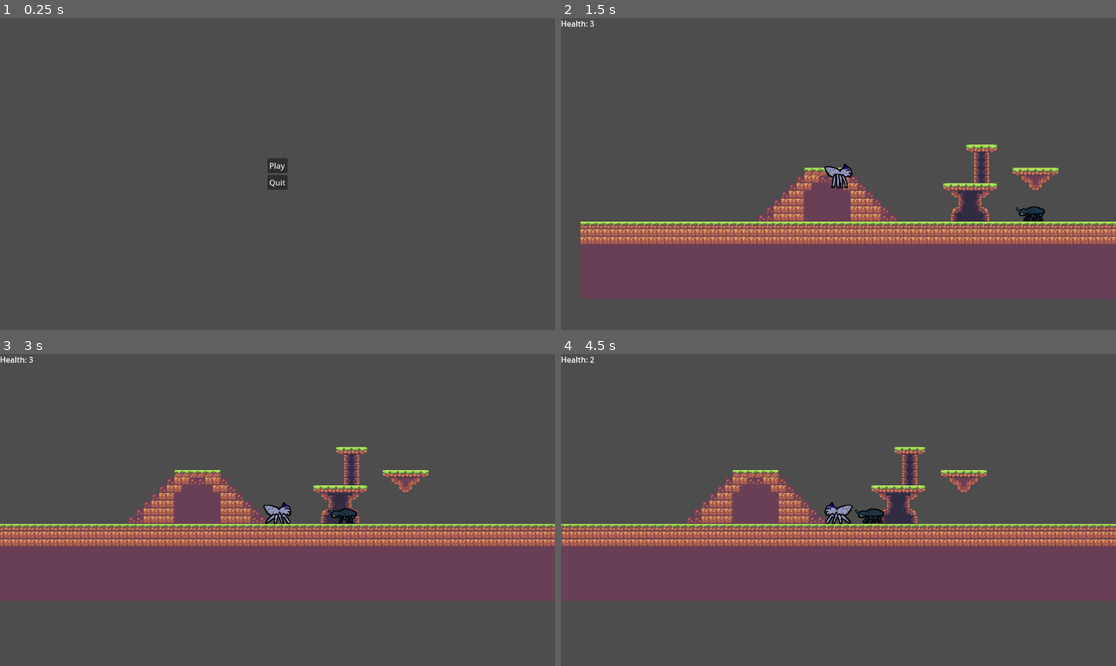
Above: before the commit, frames 1-4 (two rows, left to right).
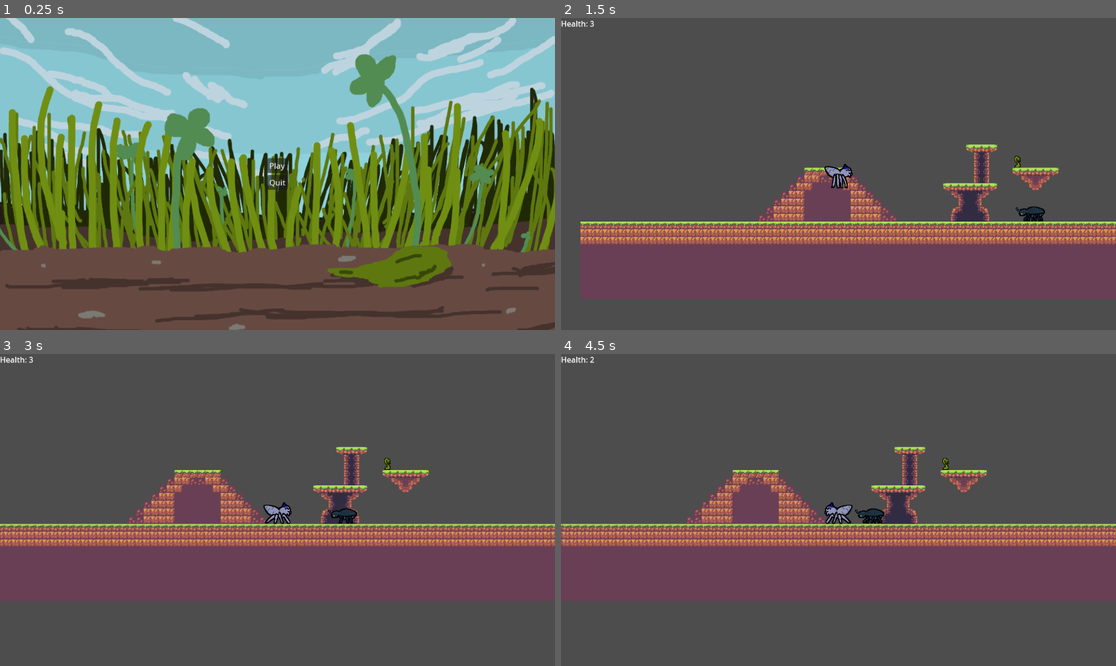
Above: after the commit, the same moments.

Repository: elijahzins/2DPlatfomer
Game: Godot game, scene res://start_menu.tscn
The game is run twice, just before and just after one commit, with the same random seed, the same clock (stepped at 60 frames per second) and the same inputs.
Inputs (mouse positions are in pixels of both pictures, inside the frame that each line leads up to):
- Up to frame 1 (0.25 s): no input
- Up to frame 2 (1.5 s): click "Play" at 0.5 s; tap Enter (ui_accept) at 1.25 s; move the mouse to (960, 158) at 1.27 s; hold Right (ui_right) from 1.28 s (still down); hold Shift from 1.28 s (still down); click (960, 158) at 1.42 s
- Up to frame 3 (3 s): tap Enter (ui_accept) at 1.52 s; release Right (ui_right) at 2 s; release Shift at 2 s; drag from (166, 525) to (399, 541) at 2.02 s; move the mouse to (333, 441) at 2.77 s; hold Right (ui_right) from 2.78 s (still down); tap Ctrl at 2.85 s
- Up to frame 4 (4.5 s): release Right (ui_right) at 3.5 s; drag from (810, 572) to (916, 413) at 3.52 s; move the mouse to (1005, 556) at 4.27 s; hold Left (ui_left) from 4.28 s (still down); tap Alt at 4.35 s

The runs differ from the first frame. In frame 1, 98% of the frame differs, in the area x 0-100%, y 0-100%; in frame 2, less than 0.1%; in frame 3, less than 0.1%; in frame 4, less than 0.1%.

Commit message:
Added checkpoint animations and title screen background

Diff:
--- a/Scripts/SceneScripts/checkpoint.gd
+++ b/Scripts/SceneScripts/checkpoint.gd
@@ -1,4 +1,7 @@
 extends Area2D
+
+@onready var checkpointSprite = $AnimatedSprite2D
+var opened = false
 
 # Called when the node enters the scene tree for the first time.
 func _ready() -> void:
@@ -6,9 +9,15 @@
 
 # Called every frame. 'delta' is the elapsed time since the previous frame.
 func _process(delta: float) -> void:
-	pass
+	if opened == false:
+		checkpointSprite.play("closed")
+	else: if checkpointSprite.animation == "opening" and checkpointSprite.frame == 4:
+		checkpointSprite.play("opened")
 
 #if the player's body is a part of the
 func _on_body_entered(body: Node2D) -> void:
 	if body.is_in_group("GBLplayer"):
 		GlobalScript.checkpoint_position = $RespawnPoint.global_position
+		if opened == false:
+			opened = true
+			checkpointSprite.play("opening")
--- a/checkpointScene.tscn
+++ b/checkpointScene.tscn
@@ -1,18 +1,67 @@
-[gd_scene load_steps=3 format=3 uid="uid://cnju75gm05fph"]
+[gd_scene load_steps=9 format=3 uid="uid://cnju75gm05fph"]
 
 [ext_resource type="Script" uid="uid://3quxf1ndqny7" path="res://Scripts/SceneScripts/checkpoint.gd" id="1_4j7m2"]
+[ext_resource type="Texture2D" uid="uid://bfkvvqa48ome3" path="res://ArtAssets/EntityArtAssets/CheckpointArtAssets/checkpoint1.png" id="2_s0klg"]
+[ext_resource type="Texture2D" uid="uid://dnjblombclgk3" path="res://ArtAssets/EntityArtAssets/CheckpointArtAssets/checkpoint5.png" id="3_ug3ec"]
+[ext_resource type="Texture2D" uid="uid://bhh8l0ggca4r" path="res://ArtAssets/EntityArtAssets/CheckpointArtAssets/checkpoint2.png" id="4_l0127"]
+[ext_resource type="Texture2D" uid="uid://di042xrp1iacj" path="res://ArtAssets/EntityArtAssets/CheckpointArtAssets/checkpoint3.png" id="5_1pvks"]
+[ext_resource type="Texture2D" uid="uid://c20dq4cr6k2jd" path="res://ArtAssets/EntityArtAssets/CheckpointArtAssets/checkpoint4.png" id="6_k1fvf"]
 
 [sub_resource type="RectangleShape2D" id="RectangleShape2D_xg5mq"]
 size = Vector2(20, 229)
+
+[sub_resource type="SpriteFrames" id="SpriteFrames_xfhcm"]
+animations = [{
+"frames": [{
+"duration": 1.0,
+"texture": ExtResource("2_s0klg")
+}],
+"loop": true,
+"name": &"closed",
+"speed": 5.0
+}, {
+"frames": [{
+"duration": 1.0,
+"texture": ExtResource("3_ug3ec")
+}],
+"loop": true,
+"name": &"opened",
+"speed": 5.0
+}, {
+"frames": [{
+"duration": 1.0,
+"texture": ExtResource("2_s0klg")
+}, {
+"duration": 1.0,
+"texture": ExtResource("4_l0127")
+}, {
+"duration": 1.0,
+"texture": ExtResource("5_1pvks")
+}, {
+"duration": 1.0,
+"texture": ExtResource("6_k1fvf")
+}, {
+"duration": 1.0,
+"texture": ExtResource("3_ug3ec")
+}],
+"loop": true,
+"name": &"opening",
+"speed": 10.0
+}]
 
 [node name="Checkpoint" type="Area2D"]
 script = ExtResource("1_4j7m2")
 
 [node name="CollisionShape2D" type="CollisionShape2D" parent="."]
-position = Vector2(0, -104.5)
+position = Vector2(0, -103)
 shape = SubResource("RectangleShape2D_xg5mq")
 
 [node name="RespawnPoint" type="Marker2D" parent="."]
 position = Vector2(50, -28)
 
+[node name="AnimatedSprite2D" type="AnimatedSprite2D" parent="."]
+position = Vector2(0, -4)
+sprite_frames = SubResource("SpriteFrames_xfhcm")
+animation = &"opening"
+
 [connection signal="body_entered" from="." to="." method="_on_body_entered"]
--- a/project.godot
+++ b/project.godot
@@ -15,7 +15,7 @@
 [application]
 
 config/name="2dPlatformer"
-run/main_scene="uid://cmynormoh4t1l"
+run/main_scene="uid://ceds2og7lv0bo"
 config/features=PackedStringArray("4.5", "Forward Plus")
 config/icon="res://icon.svg"
 
--- a/start_menu.tscn
+++ b/start_menu.tscn
@@ -1,6 +1,7 @@
-[gd_scene load_steps=2 format=3 uid="uid://cmynormoh4t1l"]
+[gd_scene load_steps=3 format=3 uid="uid://ceds2og7lv0bo"]
 
-[ext_resource type="Script" uid="uid://cbtlgln44rgx0" path="res://start_menu.gd" id="1_jwbto"]
+[ext_resource type="Script" path="res://start_menu.gd" id="1_jwbto"]
+[ext_resource type="Texture2D" uid="uid://dq8myohi1lo0o" path="res://ArtAssets/backgroundAll.png" id="2_ia0g5"]
 
 [node name="StartMenu" type="Control"]
 layout_mode = 3
@@ -10,6 +11,11 @@
 grow_horizontal = 2
 grow_vertical = 2
 script = ExtResource("1_jwbto")
+
+[node name="BackgroundAll" type="Sprite2D" parent="."]
+position = Vector2(574, 323)
+scale = Vector2(0.9653125, 0.9653126)
+texture = ExtResource("2_ia0g5")
 
 [node name="VBoxContainer" type="VBoxContainer" parent="."]
 layout_mode = 1
Binary file added: ArtAssets/EntityArtAssets/CheckpointArtAssets/checkpoint1.png
Not shown, added: ArtAssets/EntityArtAssets/CheckpointArtAssets/checkpoint1.png.import
Binary file added: ArtAssets/EntityArtAssets/CheckpointArtAssets/checkpoint2.png
Not shown, added: ArtAssets/EntityArtAssets/CheckpointArtAssets/checkpoint2.png.import
Binary file added: ArtAssets/EntityArtAssets/CheckpointArtAssets/checkpoint3.png
Not shown, added: ArtAssets/EntityArtAssets/CheckpointArtAssets/checkpoint3.png.import
Binary file added: ArtAssets/EntityArtAssets/CheckpointArtAssets/checkpoint4.png
Not shown, added: ArtAssets/EntityArtAssets/CheckpointArtAssets/checkpoint4.png.import
Binary file added: ArtAssets/EntityArtAssets/CheckpointArtAssets/checkpoint5.png
Not shown, added: ArtAssets/EntityArtAssets/CheckpointArtAssets/checkpoint5.png.import
Binary file added: ArtAssets/backgroundAll.png
Not shown, added: ArtAssets/backgroundAll.png.import
